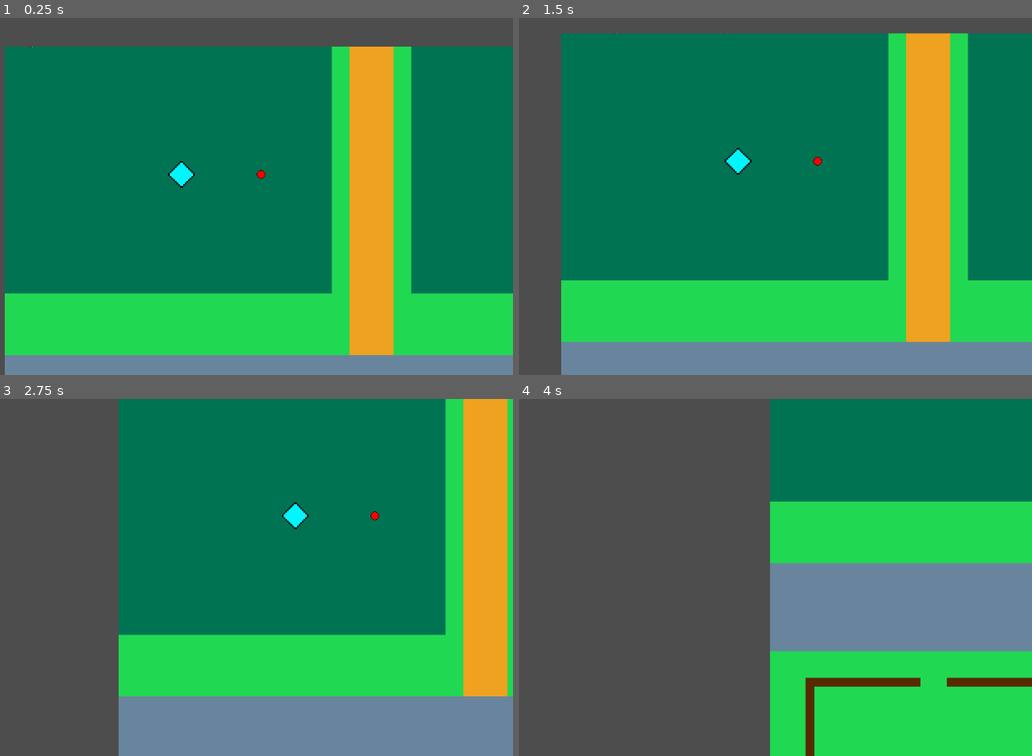
Above: before the commit, frames 1-4 (two rows, left to right).
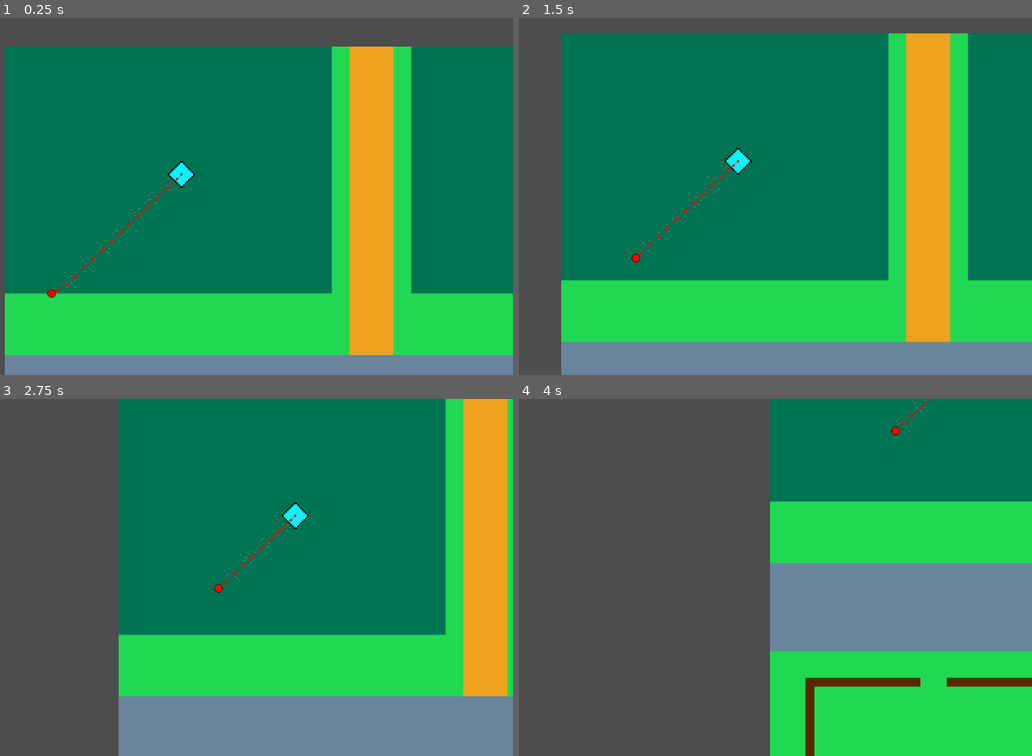
Above: after the commit, the same moments.

Repository: DroneBeta/Godot_Tower_Defence_Prototype
Game: Godot game, scene res://scenes/main.tscn
The game is run twice, just before and just after one commit, with the same random seed, the same clock (stepped at 60 frames per second) and the same inputs.
Inputs (mouse positions are in pixels of both pictures, inside the frame that each line leads up to):
- Up to frame 1 (0.25 s): no input
- Up to frame 2 (1.5 s): move the mouse to (852, 178) at 0.52 s; click (852, 178) at 0.67 s; tap Enter at 1.25 s; drag from (585, 214) to (698, 175) at 1.27 s
- Up to frame 3 (2.75 s): move the mouse to (256, 498) at 2.02 s; click (256, 498) at 2.17 s
- Up to frame 4 (4 s): drag from (683, 648) to (816, 516) at 2.77 s; move the mouse to (903, 631) at 3.52 s; click (903, 631) at 3.67 s

The runs differ from the first frame. In frame 1, 0.2% of the frame differs, in the area x 5-52%, y 8-79%; in frame 2, 0.2%; in frame 3, 0.2%; in frame 4, less than 0.1%.
Error before the commit: Invalid type in function 'connect' in base 'Signal'. Cannot convert argument 1 from Object to Callable. (res://scripts/feature)
Error after the commit: Parse Error: Could not find type "BuildingData" in the current scope. (res://scripts/towers/debug_building.gd:3)

Commit message:
Creating the projectiles

Diff:
--- a/scenes/main.tscn
+++ b/scenes/main.tscn
@@ -661,7 +661,7 @@
 position = Vector2(320, 232)
 
 [node name="DebugEnemy" parent="Objects" unique_id=1100756992 groups=["enemy"] instance=ExtResource("6_o6xl0")]
-position = Vector2(464, 232)
+position = Vector2(72, 456)
 
 [node name="Player" parent="." unique_id=1757402942 instance=ExtResource("2_rel0i")]
 position = Vector2(344, 272)
--- a/scenes/objects/debug_enemy.tscn
+++ b/scenes/objects/debug_enemy.tscn
@@ -3,6 +3,7 @@
 [ext_resource type="Texture2D" uid="uid://ke5rilgttuyg" path="res://assets/Debug_Tile-e61e.png" id="1_cjshv"]
 [ext_resource type="Script" uid="uid://c1nwsi681ot4v" path="res://scripts/units/debug_enemy.gd" id="1_ibtof"]
 [ext_resource type="PackedScene" uid="uid://dnqedk8l6u3p3" path="res://scenes/feature palette/unit_hit_box.tscn" id="2_ibtof"]
+[ext_resource type="PackedScene" uid="uid://ci1xr7llv3182" path="res://scenes/feature palette/navigation_agent.tscn" id="4_2ta8k"]
 
 [node name="DebugEnemy" type="Node2D" unique_id=1100756992]
 script = ExtResource("1_ibtof")
@@ -14,3 +15,5 @@
 frame = 13
 
 [node name="UnitHitBox" parent="." unique_id=2115858341 instance=ExtResource("2_ibtof")]
+
+[node name="NavigationAgent" parent="." unique_id=529793047 instance=ExtResource("4_2ta8k")]
--- a/scripts/feature palette/targetting_range.gd
+++ b/scripts/feature palette/targetting_range.gd
@@ -43,8 +43,7 @@
 	if start_shooting:
 		shoot_timer.start()
 		var p_instance = PROJECTILE.instantiate()
-		get_tree().root.add_child(p_instance) # NEED HELP
-		p_shot.connect(p_instance)
+		add_child(p_instance)
 		p_shot.emit(global_position, find_closest_enemy())
 
 func shoot_timeout() -> void:
--- a/scripts/projectile/arrow.gd
+++ b/scripts/projectile/arrow.gd
@@ -1,12 +1,46 @@
-extends Sprite2D
+extends Area2D
 
-@onready var particle_effects: CPUParticles2D = $Effects
+var initial_speed: float
+var time: float = 0.0
+var throw_angle: float
 
-var speed: float = 200
+var initial_pos: Vector2
+var throw_dir: Vector2
 
-func p_shot(starting_pos: Vector2, target: Object) -> void:
-	print(starting_pos, target)
+var z_axis = 0.0
+var is_launch: bool = false
 
-func _process(delta: float) -> void:
-	position += transform.x  * speed * delta
-	particle_effects.position += transform.x * speed * delta
+@export var fast_v: float = 10
+@export var lobing_v: float = 40
+
+func _ready() -> void:
+	var client_node = get_parent()
+	client_node.p_shot.connect(receiving_data)
+
+func _physics_process(delta: float) -> void:
+	time += delta * fast_v
+
+	if is_launch:
+		z_axis = initial_speed * sin(deg_to_rad(throw_angle)) * time - 0.5 * (gravity / 100) * pow(time, 2)
+		if z_axis > 0:
+			$Effects.position.y = -z_axis
+			var x_axis: float = initial_speed * cos(deg_to_rad(throw_angle)) * time
+			global_position = initial_pos + throw_dir * x_axis
+
+
+func receiving_data(starting_pos: Vector2, target: Object) -> void:
+	if not is_launch:
+		launch_projectile(starting_pos, starting_pos.direction_to(target.global_position), starting_pos.distance_to(target.global_position), lobing_v)
+
+func launch_projectile(i_pos: Vector2, direction: Vector2, d_distance: float, d_angle: float):
+	initial_pos = i_pos
+	throw_dir = direction.normalized()
+
+	throw_angle = d_angle
+	initial_speed = pow(d_distance * (gravity / 100) / sin(2 * deg_to_rad(d_angle)), 0.5)
+
+	global_position = initial_pos
+	time = 0.0
+
+	z_axis = 0
+	is_launch = true
--- a/scripts/towers/building_data.gd
+++ /dev/null
@@ -1,22 +0,0 @@
-class_name BuildingData
-extends Resource
-
-@export var name: String = "Debug Tower"
-#@export building: Texture
-#@export destroyedBuilding: Texture
-@export var widthHeight:= Vector2(3,3) # in grid
-@export var price: int = 50
-@export var health: int = 200
-@export var resistance:= Vector3(1, 1, 1) # x y z --> physical magical curse
-
-# tower specific
-@export var dmg:= Vector2i() # x y --> minDng maxDmg
-@export var attackType:= Vector3() # 1 0 0 makes it physical, 0 1 0 makes it magic, 1 1 0 makes it both
-@export var targetType:= Vector2() # 1 1 means that it can attack land & air respectively, more Vectors can be added later on
-@export var rangeRadius: float # in grid
-@export var attackSpeed: float # in second
-
-# multiplers + buffs
-@export var critRate: float
-@export var critDmg: float
-@export var onHitChance: float = 1.0
--- a/scripts/towers/debug_building.gd
+++ b/scripts/towers/debug_building.gd
@@ -6,7 +6,7 @@
 	data.name = "Debug Tower"
 	data.dmg = Vector2i(5, 20)
 	data.attackType = Vector3(1, 0, 0)
-	data.rangeRadius = 20
+	data.rangeRadius = 30
 	data.attackSpeed = 1.0
 
 	get_child(0).scale = data.widthHeight
Not shown, added: scenes/projectiles/arrow.tscn2774107257.tmp
